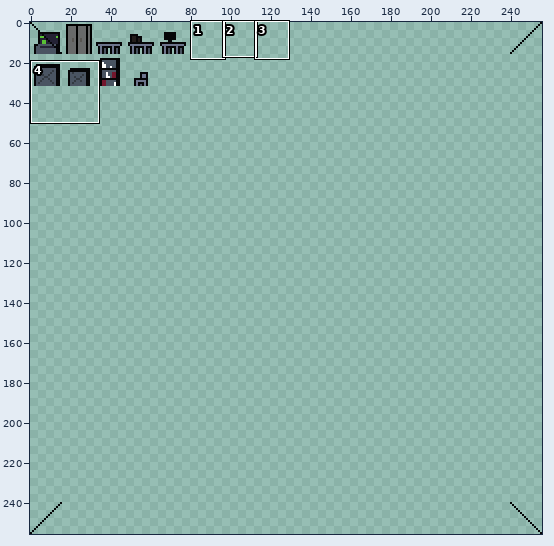
Pixel-art file, stored at Salvager/Assets/Sprites/StaticProps.aseprite. The first picture is a wide view before the edit; the outline marks the close-up.
Close-up. Earlier state:
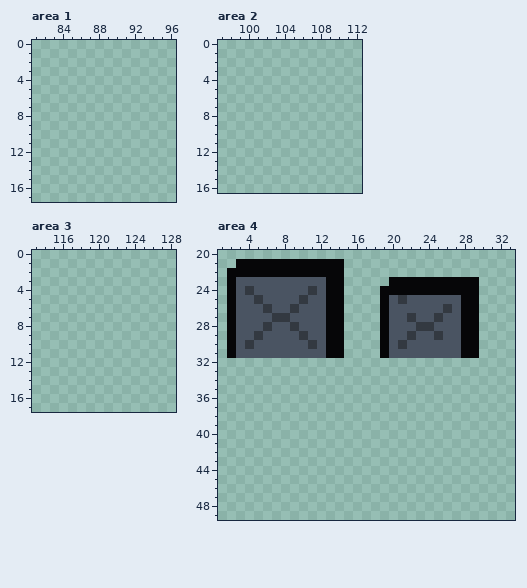
256x256 pixels, 1 frame. Shown: area 1: x 81..96, y 0..17; area 2: x 97..112, y 0..16; area 3: x 113..128, y 0..17; area 4: x 1..33, y 20..49. The commit also changed other parts of the picture, which this record leaves out.
The result:
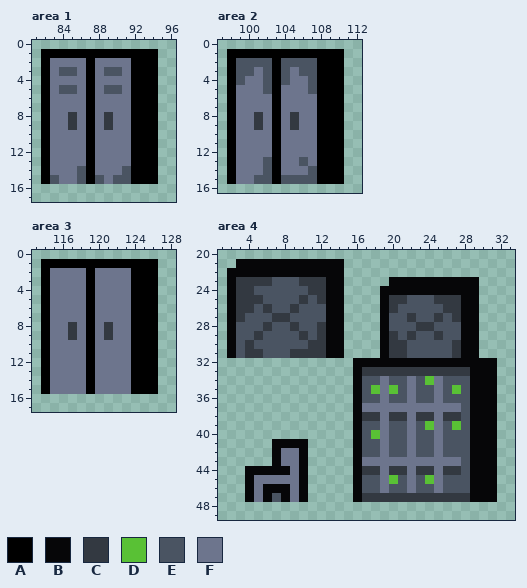
Palette (. is transparent): A #000000  B #060608  C #333941  D #59c135  E #4a5462  F #6d758d
Difference:
Changed rows in their new state; - is an unchanged pixel.
Area 1, layer "Layer 1":
first column x 82:
 1 AAAAAAAAAAAAA
 2 AFFFFAFFFFAAA
 3 AFEEFAFEEFAAA
 4 AFFFFAFFFFAAA
 5 AFEEFAFEEFAAA
 6 AFFFFAFFFFAAA
 7 AFFFFAFFFFAAA
 8 AFFCFAFCFFAAA
 9 AFFCFAFCFFAAA
10 AFFFFAFFFFAAA
11 AFFFFAFFFFAAA
12 AFFFFAFFFFAAA
13 AFFFFAFFFFAAA
14 AFFFEAFFFEAAA
15 AEFFEAEFEEAAA
Area 2, layer "Layer 1":
first column x 98:
 1 AAAAAAAAAAAAA
 2 AEEEEAEEEEAAA
 3 AEEFEAEFEEAAA
 4 AEFFEAEFFEAAA
 5 AFFFEAFFFEAAA
 6 AFFFFAFFFFAAA
 7 AFFFFAFFFFAAA
 8 AFFCFAFCFFAAA
 9 AFFCFAFCFFAAA
10 AFFFFAFFFFAAA
11 AFFFFAFFFFAAA
12 AFFFFAFFFFAAA
13 AFFFEAFFEFAAA
14 AFFFEAFFFEAAA
15 AFFEEAEEEEAAA
Area 3, layer "Layer 1":
first column x 114:
 1 AAAAAAAAAAAAA
 2 AFFFFAFFFFAAA
 3 AFFFFAFFFFAAA
 4 AFFFFAFFFFAAA
 5 AFFFFAFFFFAAA
 6 AFFFFAFFFFAAA
 7 AFFFFAFFFFAAA
 8 AFFCFAFCFFAAA
 9 AFFCFAFCFFAAA
10 AFFFFAFFFFAAA
11 AFFFFAFFFFAAA
12 AFFFFAFFFFAAA
13 AFFFFAFFFFAAA
14 AFFFFAFFFFAAA
15 AFFFFAFFFFAAA
Area 4, layer "Layer 1":
first column x 3:
23 CCCC---CCC-------------------
24 C--------C-------------------
25 CC-------C-------C----CCC----
26 CC---------------C------C----
27 C-----------------------C----
28 ---------C-------------------
29 ---------C-------C-----------
30 ---------C-------C------C----
31 -CC---CCCC-------CC-----C----
32 -------------BBBBBBBBBBBBBBBB
33 -------------BCCCCCCCCCCCCBBB
34 -------------BEEFEEFEDFEEEBBB
35 -------------BEDFDEFEEFEDEBBB
36 -------------BEEFEEFEEFEEEBBB
37 -------------BFFFFFFFFFFFEBBB
38 -------------BCCFCCFCCFCCEBBB
39 -------------BEEFEEFEDFEDEBBB
40 -------------BEDFEEFEEFEEEBBB
41 ----BBBB-----BEEFEEFEEFEEEBBB
42 ----BFFB-----BEEFEEFEEFEEEBBB
43 ----BFFB-----BFFFFFFFFFFFEBBB
44 -BBBBBFB-----BCCFCCFCCFCCEBBB
45 -BFFFFFB-----BEEFDEFEDFEEEBBB
46 -BFBBBFB-----BEEFEEFEEFEEEBBB
47 -BFBEBFB-----BCCCCCCCCCCCCBBB
Changed places in both close-ups, as pixel boxes (x1, y1, x2, y2):
added: (41, 49, 158, 184)
added: (227, 49, 344, 184)
added: (41, 259, 158, 394)
changed: (236, 277, 326, 358)
changed: (353, 295, 497, 502)
added: (245, 439, 308, 502)
